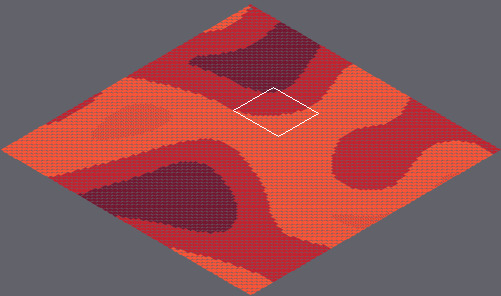
One commit to this Tiled map: marswars/resources/mapAssets/tmap.tmx. Above: a wide view before the commit, with the close-up outlined.
Close-up. Earlier state:
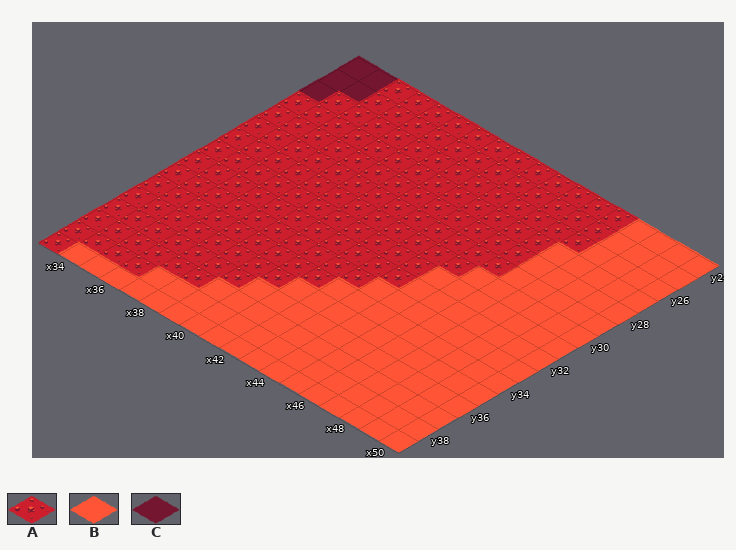
Cells are 55x32 px. Isometric: x runs down to the right, y down to the left. Shown: x 33..50, y 24..39. The commit also changed other parts of the map, which this record leaves out.
Key: from "tileset1": A 11 "mars007", B 15 "tile001", C 17 "tile003".
_ is an empty cell.
Layer "Tile Layer 1" before, first column x 33:
24 CCAAAAAAAAAAAABBBB
25 CCAAAAAAAAAAAABBBB
26 CAAAAAAAAAAAAABBBB
27 AAAAAAAAAAAAABBBBB
28 AAAAAAAAAAAAABBBBB
29 AAAAAAAAAAAAABBBBB
30 AAAAAAAAAAAABBBBBB
31 AAAAAAAAAAABBBBBBB
32 AAAAAAAAAAABBBBBBB
33 AAAAAAAAAABBBBBBBB
34 AAAAAAAAABBBBBBBBB
35 AAAAAAAABBBBBBBBBB
36 AAAAAAABBBBBBBBBBB
37 AAAAAABBBBBBBBBBBB
38 AAAABBBBBBBBBBBBBB
39 ABBBBBBBBBBBBBBBBB
Now the later version:
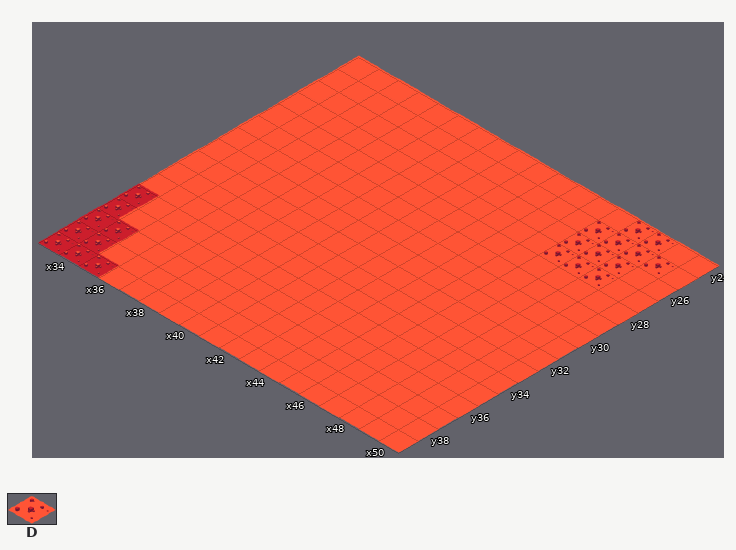
Further tiles: from "tileset1": D 10 "mars006".
What changed:
Layer "Tile Layer 1":
The edit turns tile B into tile A in row 39 at x 34 to 35.
The edit turns tile A into tile B in row 24 at x 35 to 46; in row 25 at x 35 to 45; in row 26 at x 34 to 45; in rows 27 to 29 at x 33 to 45; in row 30 at x 33 to 44; in rows 31 to 32 at x 33 to 43.
The edit turns tile A into tile B in row 33 at x 33 to 42; in row 34 at x 33 to 41; in row 35 at x 34 to 40; in row 36 at x 34 to 39; in row 37 at x 35 to 38; in row 38 at x 35 to 36.
The edit turns tile C into tile B in rows 24 to 25 at x 33 to 34; in row 26 at x 33.
The edit turns tile A into tile D in rows 25 to 26 at x 46.
The edit turns tile B into tile D in row 24 at x 47 to 48; in row 25 at x 47 to 49; in row 26 at x 47 to 48; in row 27 at x 46 to 48.
Pixel boxes of the changes (left, top, right, bottom) in both close-ups:
changed: (58, 55, 674, 288)
